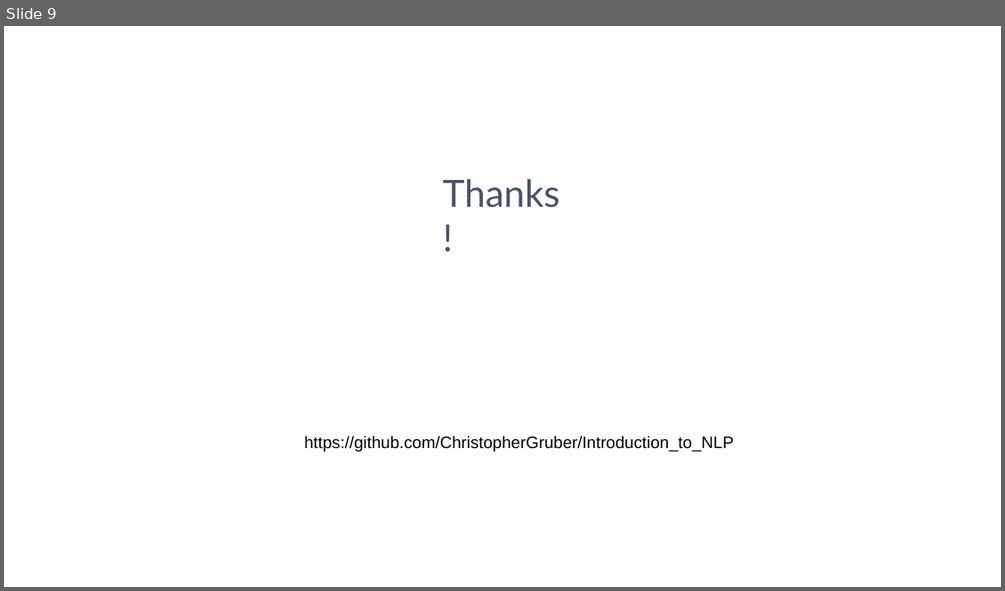
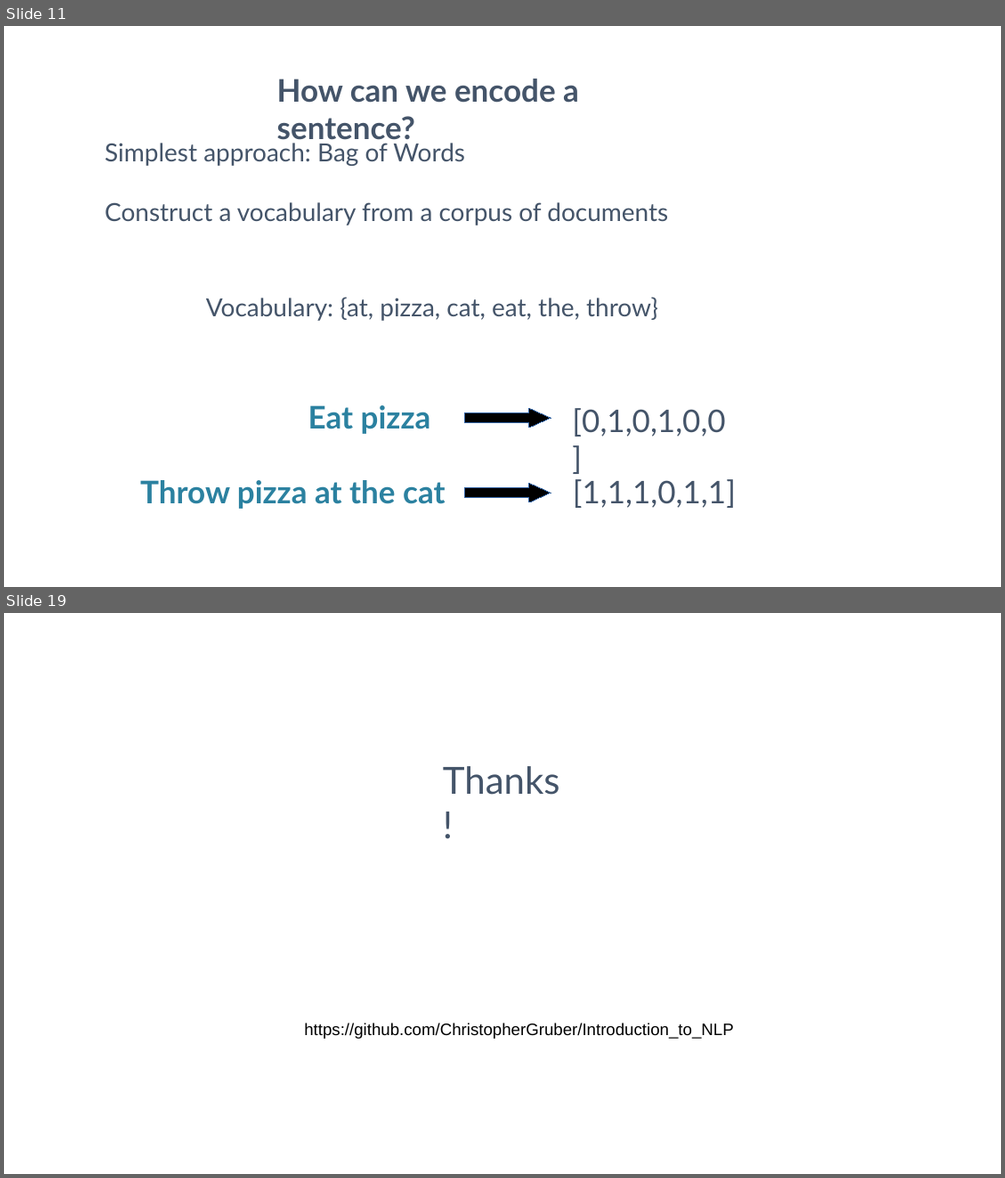
Before and after one commit to ChristopherGruber/Introduction_to_NLP, a slide deck: Introduction to NLP.odp. Shown one above the other, each under a label of ours: slide 9 before the commit, slides 11 and 19 after it; the slides between them are not shown. The pictures are 1005x591 and 1005x1178 pixels, drawn with LibreOffice and Linux fonts; fonts in the diff are those of the drawing. Boxes give left, top, right and bottom in pixels: in the first picture for what was removed or moved away, otherwise in the second. Text is boxed around its words. In the diff, an @@ line names an element or a change of style, - is before the commit and + after.

```diff
--- a/Introduction to NLP.odp
+++ b/Introduction to NLP.odp
@@ slide 11 added at <box>4,26,1001,587</box>, background #FFFFFF @@
@@ text added at <box>277,79,579,145</box>, 60 pt, text #445469, bold @@
+How can we encode a sentence?
@@ text added at <box>105,139,668,225</box>, 48 pt, text #445469 @@
+Simplest approach: Bag of Words
+Construct a vocabulary from a corpus of documents
@@ text added at <box>206,297,658,321</box>, 48 pt, text #445469 @@
+Vocabulary: {at, pizza, cat, eat, the, throw}
@@ text added at <box>140,405,736,508</box>, 60 pt, text #2B81A0, bold @@
+Eat pizza
+Throw pizza at the cat [1,1,1,0,1,1]
@@ right arrow added at <box>465,408,550,427</box>, fill #000000, outline #3465A4 0 pt @@
@@ text added at <box>572,408,725,436</box>, 60 pt, text #445469 @@
+[0,1,0,1,0,0]
@@ right arrow added at <box>465,483,550,502</box>, fill #000000, outline #3465A4 0 pt @@
@@ what was slide 9 is now slide 19 @@
```
Also in this commit, not shown: 1 slide changed, 16 other slides added, 8 slides removed, 1 other file.
